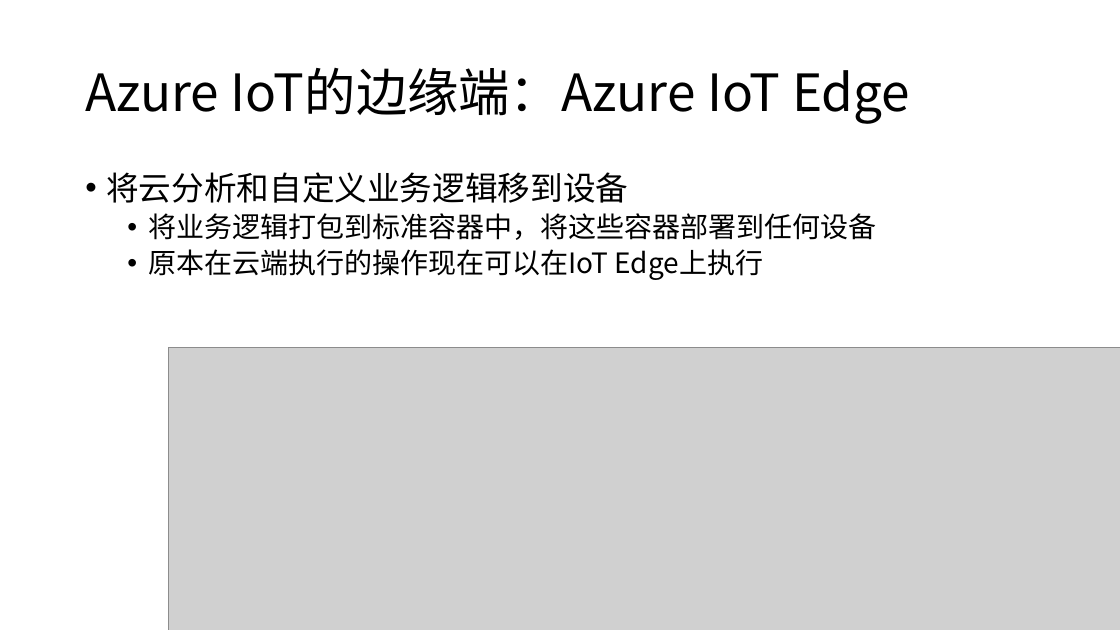
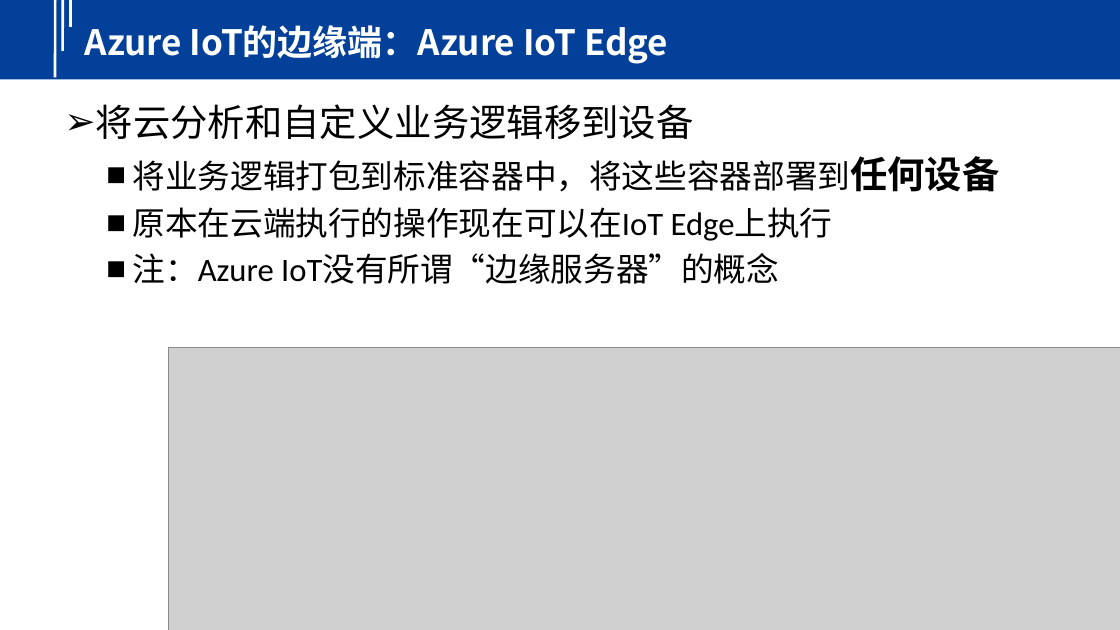
Before and after one commit to yindaheng98/Notebook, a slide deck: slide 7 of 学习笔记/边缘计算/AzureIoT.pptx (slide 6 before the commit). Drawn at 1120x630 pixels with LibreOffice and Linux fonts; fonts in the diff are those of the drawing; grey boxes stand for pictures. Boxes give left, top, right and bottom in pixels: in the first picture for what was removed or moved away, otherwise in the second. Text is boxed around its words. In the diff, an @@ line names an element or a change of style, - is before the commit and + after.

```diff
--- a/学习笔记/边缘计算/AzureIoT.pptx
+++ b/学习笔记/边缘计算/AzureIoT.pptx
@@ group added at (0,0,1120,79): 3 lines, 1 rectangle @@
@@ title "Azure IoT的边缘端：Azure IoT Edge": place and size @@
-title "Azure IoT的边缘端：Azure IoT Edge" at (85,68,910,124)
+title "Azure IoT的边缘端：Azure IoT Edge" at (85,25,668,64)
@@ title "Azure IoT的边缘端：Azure IoT Edge" at (85,25,668,64): size 44 to 30 pt, text colour #000000 to #FFFFFF, bold on; line spacing 0.9 to 1 @@
@@ text "将云分析和自定义业务逻辑移到设备": place and size @@
-text "将云分析和自定义业务逻辑移到设备" at (106,172,876,280)
+text "将云分析和自定义业务逻辑移到设备" at (96,104,999,284)
@@ text at (96,104,999,241): size 28 to 32 pt in "将云分析和自定义业务逻辑移到设备"; font Noto Sans CJK SC to Calibri in "将云分析和自定义业务逻辑移到设备", "将业务逻辑打包到标准容器中，将这些容器部署到任何设备", "原本在云端执行的操作现在可以在IoT Edge上执行"; size 24 to 28 pt in "将业务逻辑打包到标准容器中，将这些容器部署到任何设备", "原本在云端执行的操作现在可以在IoT Edge上执行"; size 24 to 32 pt, bold on in "将业务逻辑打包到标准容器中，将这些容器部署到任何设备"; bullet • to ➢; line spacing 0.9 to 1; less space between paragraphs; bullet • to ■ @@
@@ text at (133,253,779,284): paragraph added @@
+  ■ 注：Azure IoT没有所谓“边缘服务器”的概念
```
Also in this commit, not shown: 8 other slides changed, 2 slides added, 6 other files.
